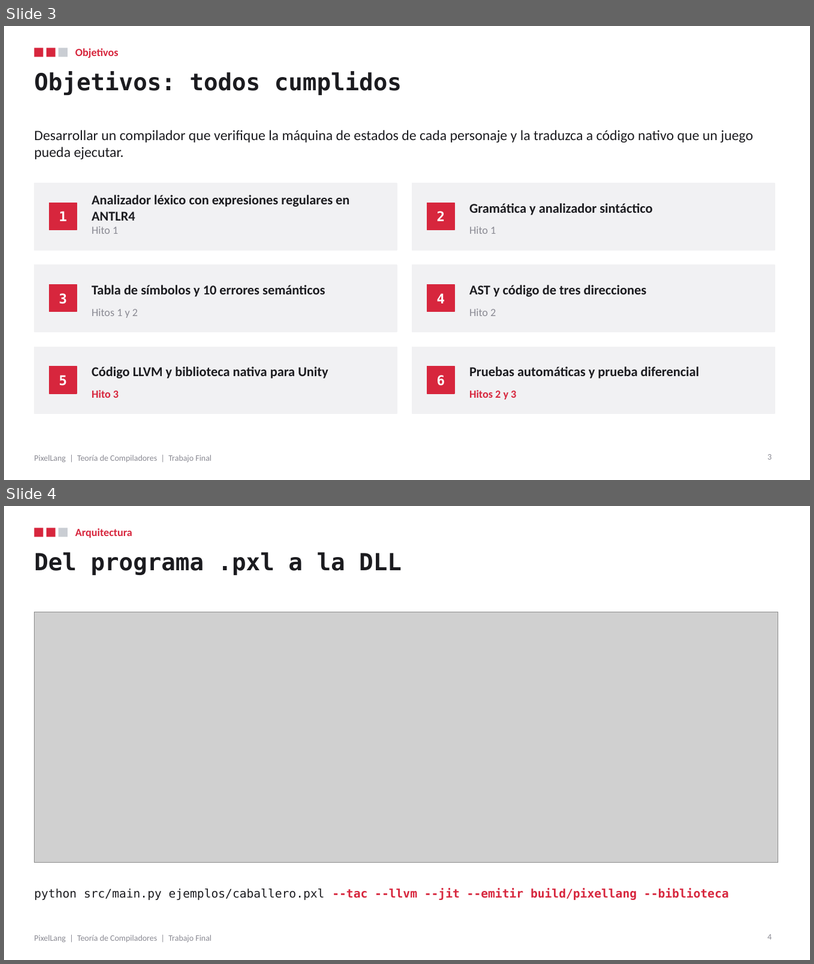
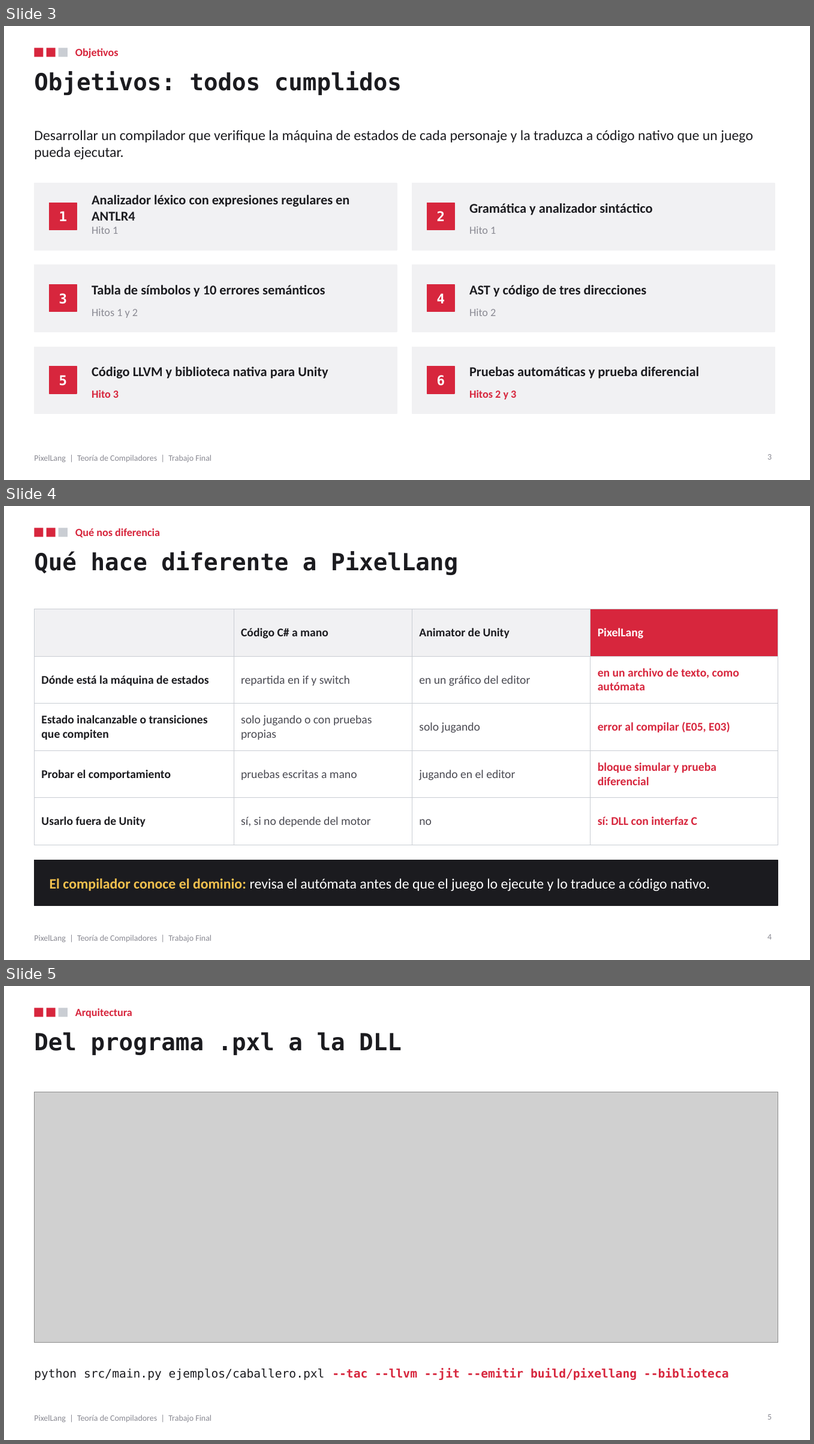
Before and after one commit to DavidRamPari/pixellang, a slide deck: docs/PixelLang_TrabajoFinal_Presentacion.pptx. Shown one above the other, each under a label of ours: slides 3 and 4 before the commit, slides 3, 4 and 5 after it. The pictures are 814x964 and 814x1444 pixels, drawn with LibreOffice and Linux fonts; fonts in the diff are those of the drawing; grey boxes stand for pictures. Boxes give left, top, right and bottom in pixels: in the first picture for what was removed or moved away, otherwise in the second. Text is boxed around its words. In the diff, an @@ line names an element or a change of style, - is before the commit and + after.

Commit message:
Informe, presentación y video con el minijuego de Unity

```diff
--- a/docs/PixelLang_TrabajoFinal_Presentacion.pptx
+++ b/docs/PixelLang_TrabajoFinal_Presentacion.pptx
@@ slide 4 added at [4,506,810,960], background #FFFFFF; not listed: 4 template elements that a slide beside it also shows @@
@@ text added at [75,528,160,538], 13 pt, text #D7263D, bold @@
+Qué nos diferencia
@@ title added at [34,551,458,575], 28 pt, text #1B1B1F, bold @@
+Qué hace diferente a PixelLang
@@ table added at [34,609,779,829], 5 rows, 4 columns @@
+ | Código C# a mano | Animator de Unity | PixelLang
+Dónde está la máquina de estados | repartida en if y switch | en un gráfico del editor | en un archivo de texto, como autómata
+Estado inalcanzable o transiciones que compiten | solo jugando o con pruebas propias | solo jugando | error al compilar (E05, E03)
+Probar el comportamiento | pruebas escritas a mano | jugando en el editor | bloque simular y prueba diferencial
+Usarlo fuera de Unity | sí, si no depende del motor | no | sí: DLL con interfaz C
@@ rectangle added at [34,860,779,905], fill #1B1B1F, outline #1B1B1F 1 pt @@
@@ text added at [50,878,710,891], 17 pt, text #FFFFFF @@
+El compilador conoce el dominio: revisa el autómata antes de que el juego lo ejecute y lo traduce a código nativo.
@@ page number added at [768,934,772,939], 10 pt, text #8A8A93 @@
+4
@@ what was slide 4 is now slide 5 @@
@@ page number at [768,1414,772,1419]: text changed @@
-4
+5
```
Also in this commit, not shown: 7 slides changed, 1 other slide added, 4 other files.
